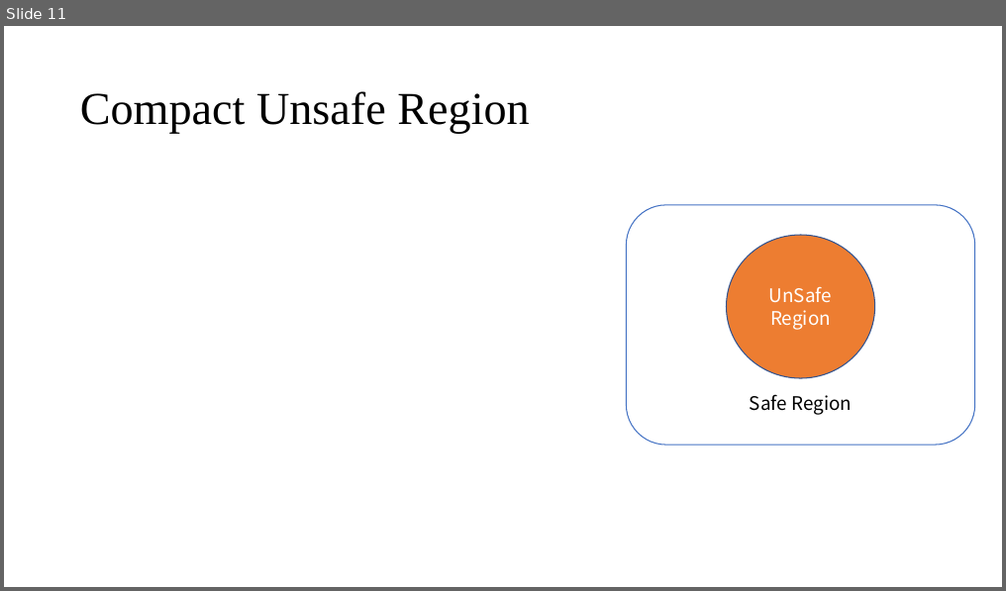
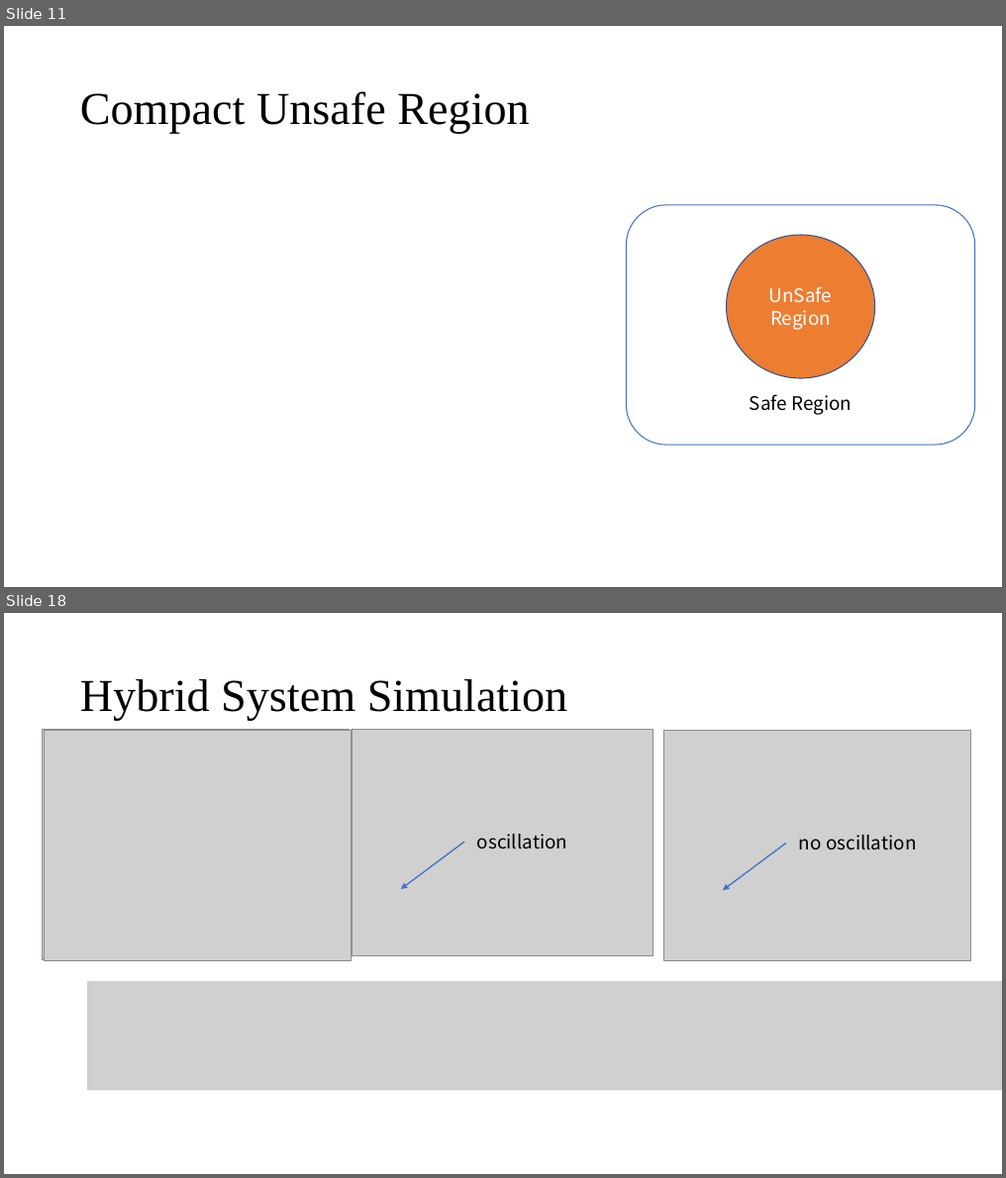
Before and after one commit to tcy1998/consensus-cbf, a slide deck: CBF_verify/CBF_verify.pptx. Shown one above the other, each under a label of ours: slide 11 before the commit, slides 11 and 18 after it; the slides between them are not shown. The pictures are 1006x591 and 1006x1178 pixels, drawn with LibreOffice and Linux fonts; fonts in the diff are those of the drawing; grey boxes stand for pictures. Boxes give left, top, right and bottom in pixels: in the first picture for what was removed or moved away, otherwise in the second. Text is boxed around its words. In the diff, an @@ line names an element or a change of style, - is before the commit and + after.

```diff
--- a/CBF_verify/CBF_verify.pptx
+++ b/CBF_verify/CBF_verify.pptx
@@ slide 18 added at (4,613,1002,1174), background #FFFFFF @@
@@ title added at (80,679,568,721), 44 pt, text #000000 @@
+Hybrid System Simulation
@@ picture added at (43,729,350,959) @@
@@ picture added at (45,731,352,961) @@
@@ picture added at (351,729,653,956) @@
@@ picture added at (663,731,971,961) @@
@@ arrow added from (464, 842) to (401, 889), #4472C4 1.25 pt @@
@@ text added at (477,834,567,850), 18 pt, text #000000 @@
+oscillation
@@ arrow added from (786, 843) to (723, 891), #4472C4 1.25 pt @@
@@ text added at (799,835,916,851), 18 pt, text #000000 @@
+no oscillation
@@ picture added at (87,981,1002,1090) @@
```
Also in this commit, not shown: 4 slides changed, 8 other slides added, 2 slides removed, 12 other files.
